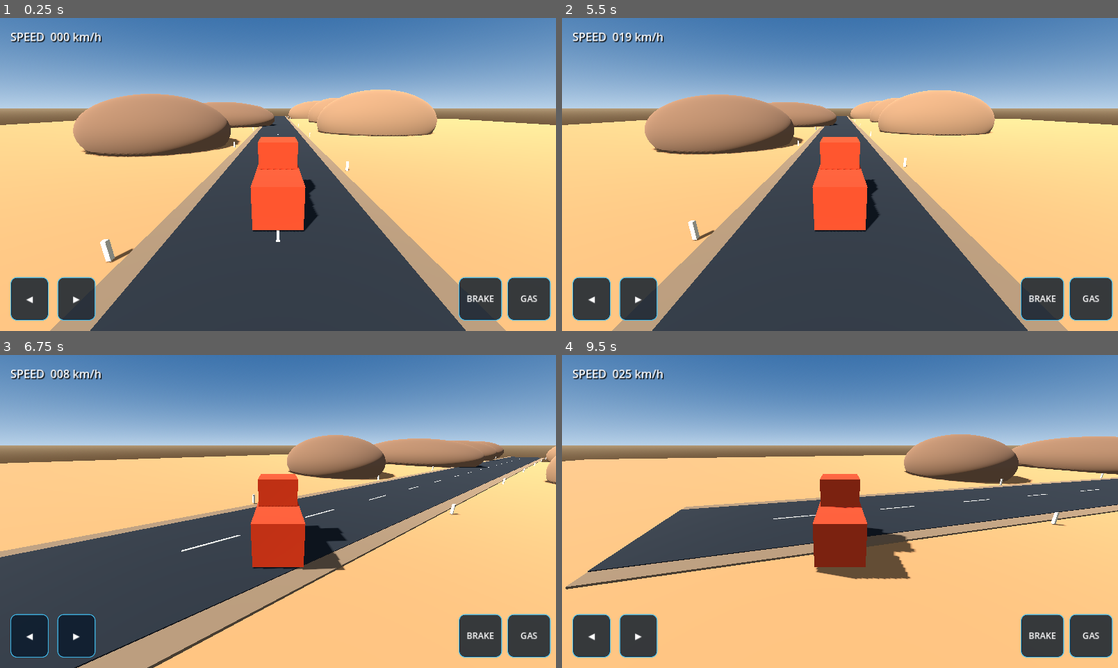
Above: before the commit, frames 1-4 (two rows, left to right).
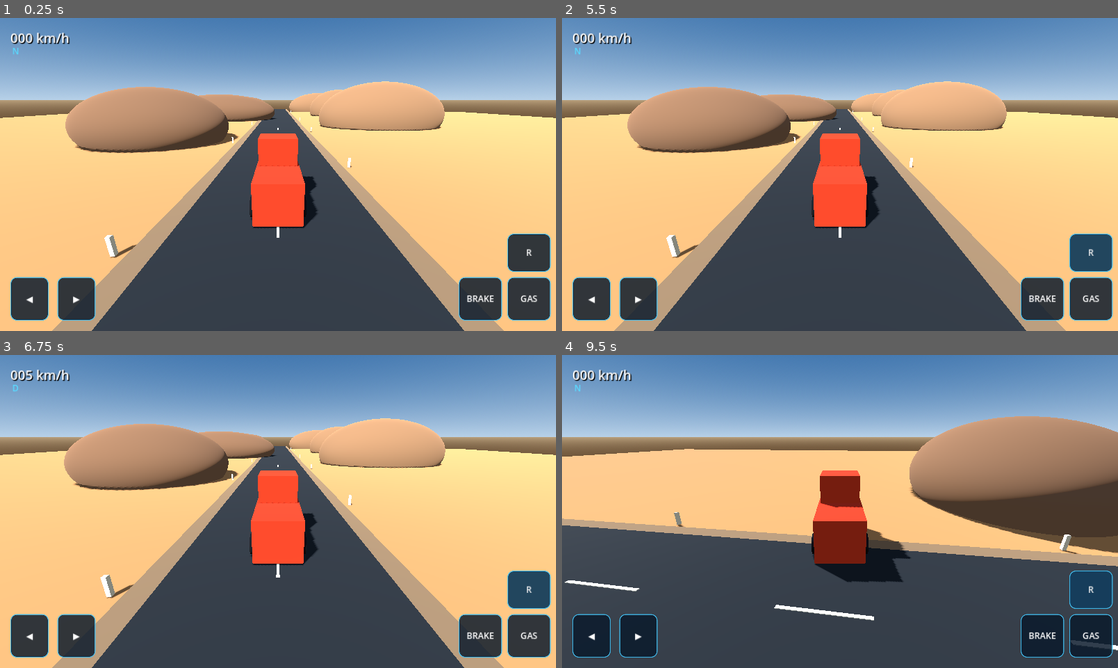
Above: after the commit, the same moments.

Repository: czz495m8zv-code/zayron-simulator
Game: Godot game, scene res://scenes/main/main.tscn
The game is run twice, just before and just after one commit, with the same random seed, the same clock (stepped at 60 frames per second) and the same inputs.
Inputs (mouse positions are in pixels of both pictures, inside the frame that each line leads up to):
- Up to frame 1 (0.25 s): no input
- Up to frame 2 (5.5 s): click "◀" at 0.5 s; click "▶" at 1.25 s; click "BRAKE" at 2 s; click "GAS" at 2.75 s; click (1090, 252) at 3.5 s, where only the run after the commit has a clickable "R"; tap Enter at 4.25 s; hold Right (ui_right) 4.28-5.03 s; tap Space at 5 s; hold Down (ui_down) from 5.03 s (still down)
- Up to frame 3 (6.75 s): release Down (ui_down) at 5.78 s; hold Right (ui_right) 5.78-6.53 s; hold Up (ui_up) from 6.53 s (still down)
- Up to frame 4 (9.5 s): release Up (ui_up) at 7.28 s; hold Left (ui_left) 7.28-8.78 s; hold Down (ui_down) from 8.78 s (still down)

The runs differ from the first frame. In frame 1, 9.7% of the frame differs, in the area x 0-100%, y 4-100%; in frame 2, 9.8%; in frame 3, 49%; in frame 4, 58%.

Commit message:
Upgrade truck handling, dashboard and mobile controls

Diff:
--- a/scripts/vehicles/prototype_truck.gd
+++ b/scripts/vehicles/prototype_truck.gd
@@ -1,15 +1,19 @@
 extends CharacterBody3D
 
-@export var acceleration: float = 7.0
-@export var braking: float = 12.0
-@export var max_speed: float = 22.0
-@export var reverse_speed: float = 7.0
-@export var steering_speed: float = 1.25
+@export var acceleration: float = 8.0
+@export var service_brake: float = 18.0
+@export var rolling_resistance: float = 1.4
+@export var max_forward_speed: float = 25.0
+@export var max_reverse_speed: float = 6.0
+@export var steering_speed: float = 1.15
 
 var _speed: float = 0.0
 var _throttle_input: float = 0.0
+var _brake_input: float = 0.0
+var _reverse_input: float = 0.0
 var _steering_input: float = 0.0
 var _speed_label: Label
+var _gear_label: Label
 
 func _ready() -> void:
 	_build_truck()
@@ -18,28 +22,36 @@
 
 func _physics_process(delta: float) -> void:
 	var throttle := _throttle_input
+	var brake := _brake_input
+	var reverse := _reverse_input
 	var steering := _steering_input
 
-	# Keep keyboard controls available for desktop testing.
 	if not OS.has_feature("android"):
-		throttle = Input.get_axis("ui_down", "ui_up")
+		throttle = Input.get_action_strength("ui_up")
+		brake = Input.get_action_strength("ui_down")
 		steering = Input.get_axis("ui_left", "ui_right")
-
-	if throttle > 0.0:
-		_speed = move_toward(_speed, max_speed, acceleration * delta)
-	elif throttle < 0.0:
-		_speed = move_toward(_speed, -reverse_speed, braking * delta)
+		reverse = 0.0
+
+	if brake > 0.0:
+		_speed = move_toward(_speed, 0.0, service_brake * brake * delta)
+	elif reverse > 0.0 and absf(_speed) < 0.8:
+		_speed = move_toward(_speed, -max_reverse_speed, acceleration * 0.55 * delta)
+	elif throttle > 0.0 and _speed >= -0.1:
+		_speed = move_toward(_speed, max_forward_speed, acceleration * throttle * delta)
 	else:
-		_speed = move_toward(_speed, 0.0, braking * 0.35 * delta)
-
-	if absf(_speed) > 0.15:
+		_speed = move_toward(_speed, 0.0, rolling_resistance * delta)
+
+	if absf(_speed) > 0.2:
 		var direction := 1.0 if _speed >= 0.0 else -1.0
 		rotate_y(-steering * steering_speed * delta * direction)
 
 	velocity = -global_transform.basis.z * _speed
 	move_and_slide()
+
 	if is_instance_valid(_speed_label):
-		_speed_label.text = "SPEED  %03d km/h" % int(absf(_speed) * 3.6)
+		_speed_label.text = "%03d km/h" % int(absf(_speed) * 3.6)
+	if is_instance_valid(_gear_label):
+		_gear_label.text = "R" if _speed < -0.2 else ("D" if _speed > 0.2 else "N")
 
 func _build_truck() -> void:
 	var body_shape := CollisionShape3D.new()
@@ -49,13 +61,13 @@
 	body_shape.position.y = 1.0
 	add_child(body_shape)
 
+	var paint := StandardMaterial3D.new()
+	paint.albedo_color = Color(0.78, 0.19, 0.07)
 	var body_mesh := MeshInstance3D.new()
 	var body := BoxMesh.new()
 	body.size = box.size
 	body_mesh.mesh = body
 	body_mesh.position.y = 1.0
-	var paint := StandardMaterial3D.new()
-	paint.albedo_color = Color(0.82, 0.22, 0.08)
 	body_mesh.material_override = paint
 	add_child(body_mesh)
 
@@ -67,11 +79,38 @@
 	cabin_mesh.material_override = paint
 	add_child(cabin_mesh)
 
+	var glass := StandardMaterial3D.new()
+	glass.albedo_color = Color(0.12, 0.24, 0.31, 0.82)
+	glass.transparency = BaseMaterial3D.TRANSPARENCY_ALPHA
+	var windscreen := MeshInstance3D.new()
+	var windscreen_mesh := BoxMesh.new()
+	windscreen_mesh.size = Vector3(1.72, 0.92, 0.06)
+	windscreen.mesh = windscreen_mesh
+	windscreen.position = Vector3(0.0, 2.83, -1.92)
+	windscreen.material_override = glass
+	add_child(windscreen)
+
+	var wheel_material := StandardMaterial3D.new()
+	wheel_material.albedo_color = Color(0.045, 0.045, 0.05)
+	for x in [-1.12, 1.12]:
+		for z in [-1.55, 1.55]:
+			var wheel := MeshInstance3D.new()
+			var wheel_mesh := CylinderMesh.new()
+			wheel_mesh.top_radius = 0.48
+			wheel_mesh.bottom_radius = 0.48
+			wheel_mesh.height = 0.28
+			wheel.mesh = wheel_mesh
+			wheel.rotation_degrees.z = 90.0
+			wheel.position = Vector3(x, 0.55, z)
+			wheel.material_override = wheel_material
+			add_child(wheel)
+
 func _build_camera() -> void:
 	var camera := Camera3D.new()
-	camera.position = Vector3(0.0, 5.0, 10.0)
-	camera.rotation_degrees = Vector3(-18.0, 0.0, 0.0)
+	camera.position = Vector3(0.0, 5.2, 10.5)
+	camera.rotation_degrees = Vector3(-19.0, 0.0, 0.0)
 	camera.current = true
+	camera.fov = 72.0
 	add_child(camera)
 
 func _build_mobile_controls() -> void:
@@ -87,20 +126,27 @@
 	layer.add_child(ui)
 
 	_speed_label = Label.new()
-	_speed_label.name = "SpeedDisplay"
-	_speed_label.text = "SPEED  000 km/h"
+	_speed_label.text = "000 km/h"
 	_speed_label.position = Vector2(24.0, 24.0)
-	_speed_label.add_theme_font_size_override("font_size", 26)
+	_speed_label.add_theme_font_size_override("font_size", 30)
 	_speed_label.add_theme_color_override("font_color", Color.WHITE)
 	_speed_label.add_theme_color_override("font_shadow_color", Color.BLACK)
 	_speed_label.add_theme_constant_override("shadow_offset_x", 2)
 	_speed_label.add_theme_constant_override("shadow_offset_y", 2)
 	ui.add_child(_speed_label)
 
+	_gear_label = Label.new()
+	_gear_label.text = "N"
+	_gear_label.position = Vector2(28.0, 62.0)
+	_gear_label.add_theme_font_size_override("font_size", 20)
+	_gear_label.add_theme_color_override("font_color", Color(0.35, 0.85, 1.0))
+	ui.add_child(_gear_label)
+
 	_add_hold_button(ui, "◀", true, 24.0, -124.0, 112.0, -24.0, "steer_left")
 	_add_hold_button(ui, "▶", true, 132.0, -124.0, 220.0, -24.0, "steer_right")
 	_add_hold_button(ui, "BRAKE", false, -224.0, -124.0, -124.0, -24.0, "brake")
 	_add_hold_button(ui, "GAS", false, -112.0, -124.0, -12.0, -24.0, "accelerate")
+	_add_hold_button(ui, "R", false, -112.0, -224.0, -12.0, -136.0, "reverse")
 
 func _add_hold_button(parent: Control, label: String, left_side: bool, left: float, top: float, right: float, bottom: float, control_name: String) -> void:
 	var button := Button.new()
@@ -109,17 +155,11 @@
 	button.focus_mode = Control.FOCUS_NONE
 	button.add_theme_font_size_override("font_size", 20)
 	button.add_theme_color_override("font_color", Color.WHITE)
-	button.add_theme_color_override("font_hover_color", Color.WHITE)
-	button.add_theme_color_override("font_pressed_color", Color.WHITE)
-	button.add_theme_stylebox_override("normal", _make_button_style(Color(0.04, 0.10, 0.17, 0.82)))
+	button.add_theme_stylebox_override("normal", _make_button_style(Color(0.04, 0.10, 0.17, 0.84)))
 	button.add_theme_stylebox_override("hover", _make_button_style(Color(0.08, 0.24, 0.36, 0.94)))
-	button.add_theme_stylebox_override("pressed", _make_button_style(Color(0.0, 0.55, 0.75, 0.98)))
-	if left_side:
-		button.anchor_left = 0.0
-		button.anchor_right = 0.0
-	else:
-		button.anchor_left = 1.0
-		button.anchor_right = 1.0
+	button.add_theme_stylebox_override("pressed", _make_button_style(Color(0.0, 0.48, 0.68, 0.98)))
+	button.anchor_left = 0.0 if left_side else 1.0
+	button.anchor_right = 0.0 if left_side else 1.0
 	button.anchor_top = 1.0
 	button.anchor_bottom = 1.0
 	button.offset_left = left
@@ -149,7 +189,9 @@
 		"accelerate":
 			_throttle_input = 1.0
 		"brake":
-			_throttle_input = -1.0
+			_brake_input = 1.0
+		"reverse":
+			_reverse_input = 1.0
 		"steer_left":
 			_steering_input = -1.0
 		"steer_right":
@@ -157,7 +199,11 @@
 
 func _on_control_up(control_name: String) -> void:
 	match control_name:
-		"accelerate", "brake":
+		"accelerate":
 			_throttle_input = 0.0
+		"brake":
+			_brake_input = 0.0
+		"reverse":
+			_reverse_input = 0.0
 		"steer_left", "steer_right":
 			_steering_input = 0.0
